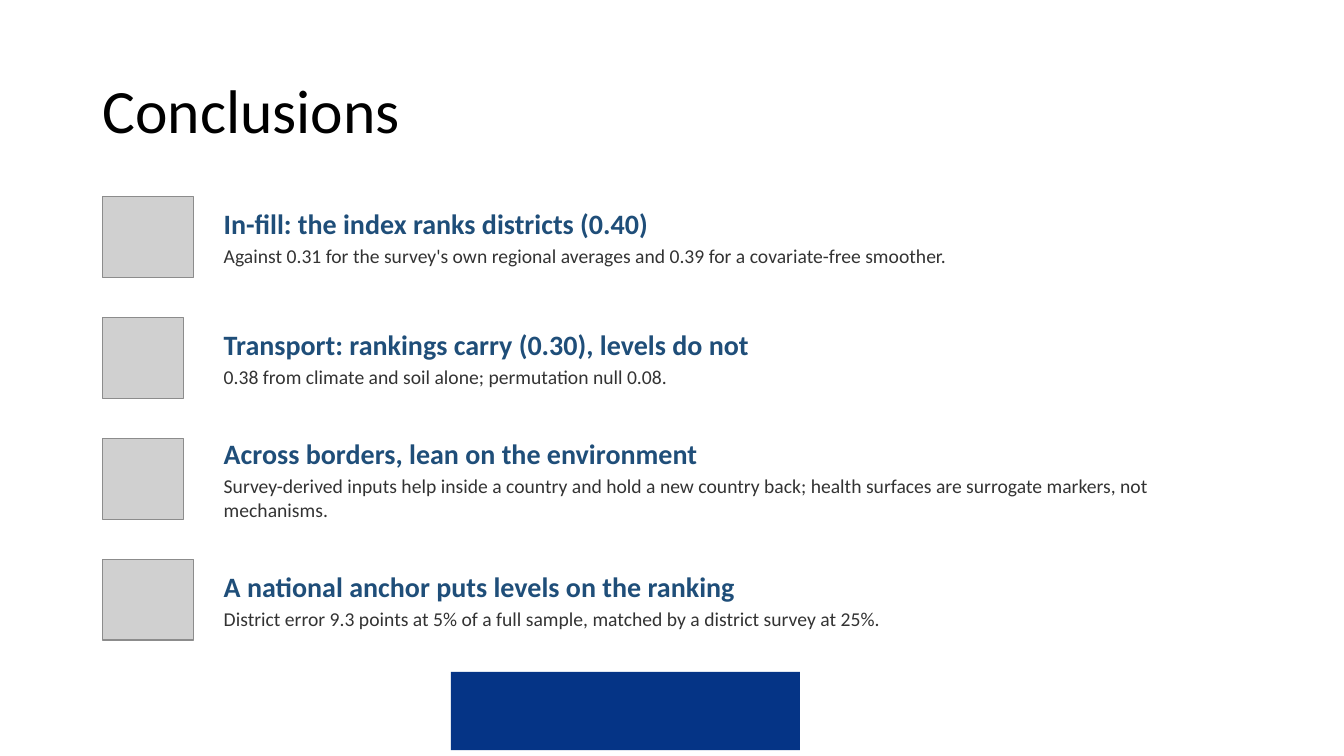
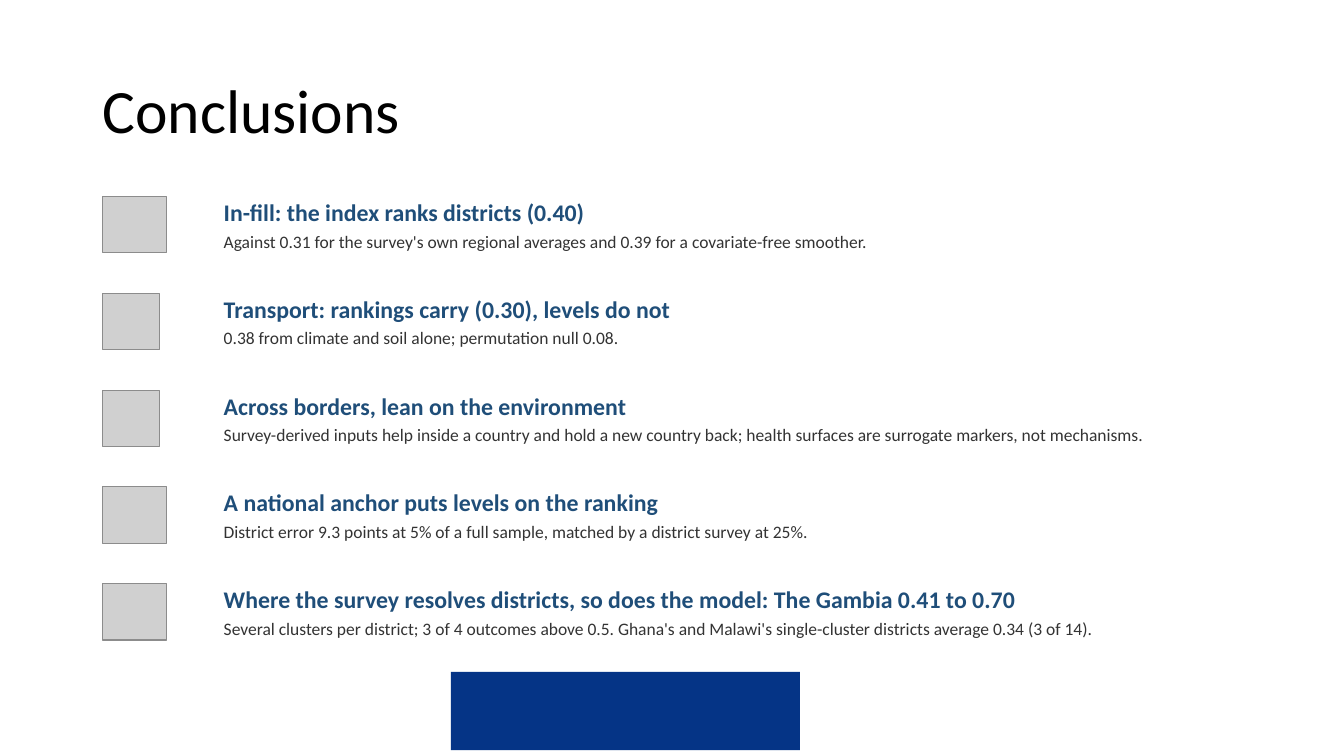
Before and after one commit to amertens/mn-prediction, a slide deck: slide 57 of docs/slides/MN-proxy-full-talk-2026-09.pptx. Drawn at 1344x756 pixels with LibreOffice and Linux fonts; fonts in the diff are those of the drawing; grey boxes stand for pictures; background and template pictures are left out. Boxes give left, top, right and bottom in pixels: in the first picture for what was removed or moved away, otherwise in the second. Text is boxed around its words. In the diff, an @@ line names an element or a change of style, - is before the commit and + after.

```diff
--- a/docs/slides/MN-proxy-full-talk-2026-09.pptx
+++ b/docs/slides/MN-proxy-full-talk-2026-09.pptx
@@ picture: place and size @@
-picture at box(103, 197, 194, 277)
+picture at box(103, 197, 166, 253)
@@ text "In-fill: the index ranks districts ..." at box(224, 203, 867, 251): size 20 to 17 pt in "In-fill: the index ranks districts (0.40)"; size 14 to 12.5 pt in "Against 0.31 for the survey's own regional ..." @@
@@ picture: place and size @@
-picture at box(103, 318, 184, 398)
+picture at box(103, 293, 159, 350)
@@ text "Transport: rankings carry (0.30), levels ...": place and size @@
-text "Transport: rankings carry (0.30), levels ..." at box(224, 334, 749, 387)
+text "Transport: rankings carry (0.30), levels ..." at box(224, 300, 670, 347)
@@ text "Transport: rankings carry (0.30), levels ..." at box(224, 300, 670, 347): size 20 to 17 pt in "Transport: rankings carry (0.30), levels do not"; size 14 to 12.5 pt in "0.38 from climate and soil alone; permutation ..." @@
@@ text "Across borders, lean on the ...": place and size @@
-text "Across borders, lean on the ..." at box(224, 444, 1147, 517)
+text "Across borders, lean on the ..." at box(224, 398, 1143, 444)
@@ text "Across borders, lean on the ..." at box(224, 398, 1143, 444): size 20 to 17 pt in "Across borders, lean on the environment"; size 14 to 12.5 pt in "Survey-derived inputs help inside a country and ..." @@
@@ picture: place and size @@
-picture at box(103, 439, 184, 519)
+picture at box(103, 390, 159, 447)
@@ text "A national anchor puts levels ...": place and size @@
-text "A national anchor puts levels ..." at box(224, 577, 880, 629)
+text "A national anchor puts levels ..." at box(224, 494, 808, 541)
@@ text "A national anchor puts levels ..." at box(224, 494, 808, 541): size 20 to 17 pt in "A national anchor puts levels on the ..."; size 14 to 12.5 pt in "District error 9.3 points at 5% of ..." @@
@@ picture: place and size @@
-picture at box(103, 560, 194, 640)
+picture at box(103, 487, 166, 543)
@@ picture added at box(103, 584, 166, 640) @@
@@ text added at box(224, 591, 1092, 638), 12.5 pt, text #333333 @@
+Where the survey resolves districts, so does the model: The Gambia 0.41 to 0.70
+Several clusters per district; 3 of 4 outcomes above 0.5. Ghana's and Malawi's single-cluster districts average 0.34 (3 of 14).
```
Also in this commit, not shown: 5 other slides changed, 3 other files.
